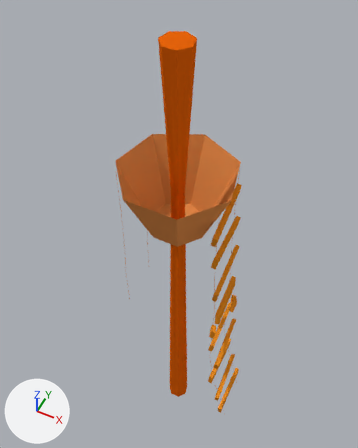
Before and after pictures for a commit that changed the Blender file models/blend/musket1.blend.
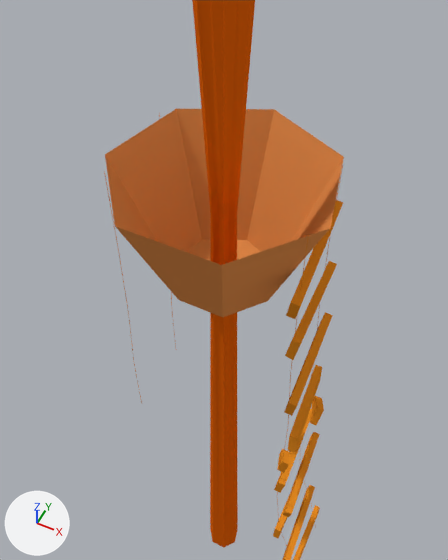
Each version is shown whole from a camera (50 mm lens) standing at (1.18, -2.34, 5.93) and looking at (-0.16, 0.33, 2.59), then close up from a camera (50 mm lens) standing at (0.81, -1.62, 5.01) and looking at (0.08, -0.16, 3.17). Every picture has the same lights, and +X, +Y and +Z are marked at lower left.

Names of what the first close-up shows: 'RopeLadder'.
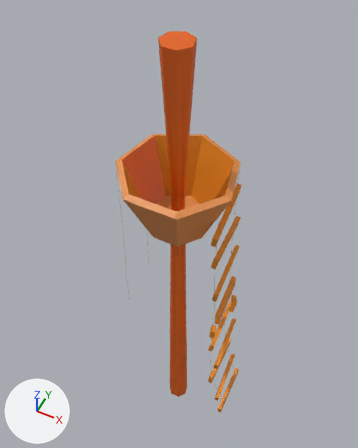
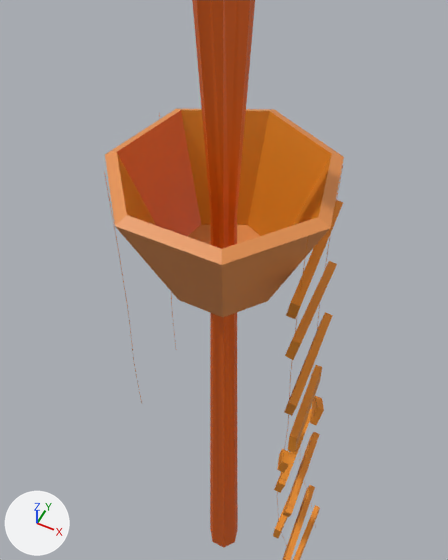
The newer file is also rescaled (x5.213) as a whole; pictures and numbers use the older file's frame.

What differs and where, as boxes (x1, y1, x2, y2) in the close-ups (448 x 560 px):
'RopeLadder', recoloured, reshaped
    both: (104, 0, 344, 560)
part 1 of me_cylinder_002, built on
    before: (187, 239, 260, 261)
    after: (105, 109, 344, 265)

The edits, one by one:
Material 'Material.002' (mat_material_002) is now built by principled_material('Material.002') instead of diffuse_material('Material.002').
me_cylinder_002 is used by ob_ropeladder; location (0.0, 0.0, 0.0).
me_cylinder_002 had 1726 vertices, 1458 faces, 2 loose edges and spanned x -0.45..0.68, y -0.42..0.46, z -0.07..4.55.
me_cylinder_002 now has 1747 vertices, 1486 faces, 2 loose edges and spans x -0.45..0.68, y -0.42..0.46, z -0.07..4.55.
Part 1, on me_cylinder_002:
1 face is deleted.
14 vertices are added at x -0.45..0.45, y -0.42..0.46, z 3.57..3.59.
7 new vertices lie (0.0, 0.0, 0.1) away from vertices in x -0.23..0.23, y -0.21..0.24, z 3.01.
22 new faces join them, mat_material_001 (orange #e79350).
1 new face joins them, mat_material_002 (orange #e7640c).
6 new faces join them, mat_material_004 (orange #e78c22).
